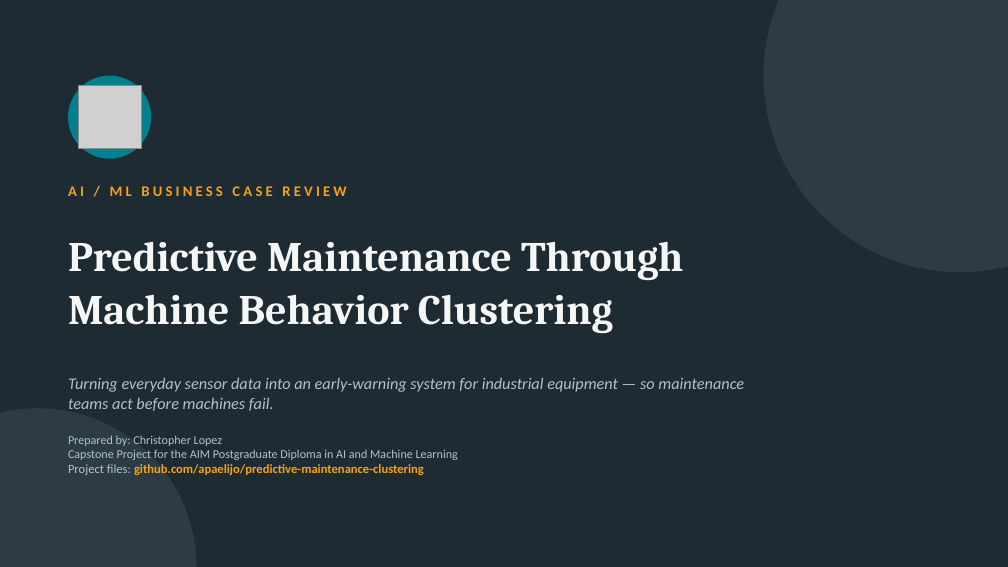
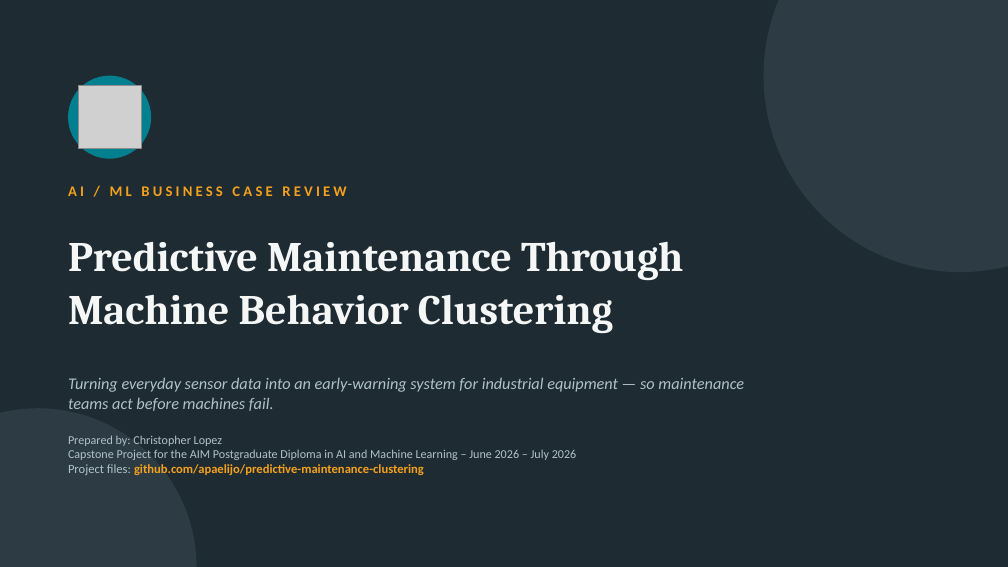
Before and after one commit to Apaelijo/predictive-maintenance-clustering, a slide deck: slide 1 of presentation/Christopher_Lopez_Capstone_Business_Facing_Presentation.pptx. Drawn at 1008x567 pixels with LibreOffice and Linux fonts; fonts in the diff are those of the drawing; grey boxes stand for pictures. Boxes give left, top, right and bottom in pixels: in the first picture for what was removed or moved away, otherwise in the second. Text is boxed around its words. In the diff, an @@ line names an element or a change of style, - is before the commit and + after.

```diff
--- a/presentation/Christopher_Lopez_Capstone_Business_Facing_Presentation.pptx
+++ b/presentation/Christopher_Lopez_Capstone_Business_Facing_Presentation.pptx
@@ text at (68,449,576,460): text changed @@
-Capstone Project for the AIM Postgraduate Diploma in AI and Machine Learning
+Capstone Project for the AIM Postgraduate Diploma in AI and Machine Learning – June 2026 – July 2026
```
Also in this commit, not shown: 6 other slides changed, 13 other files.
